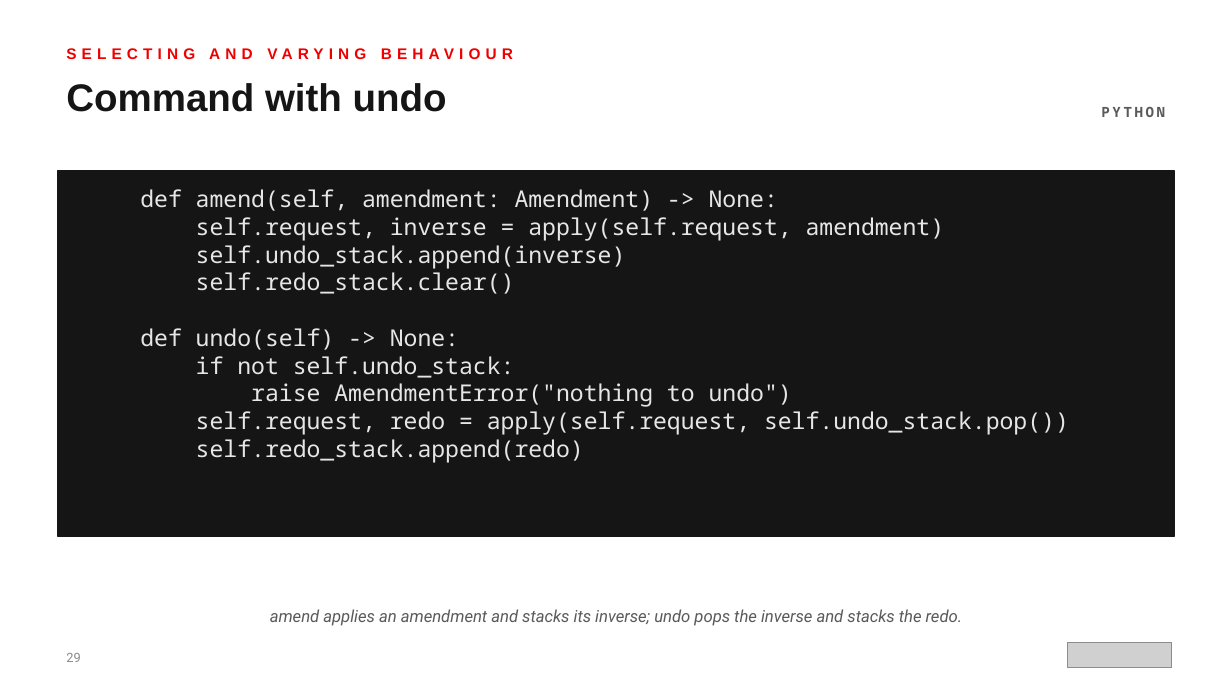
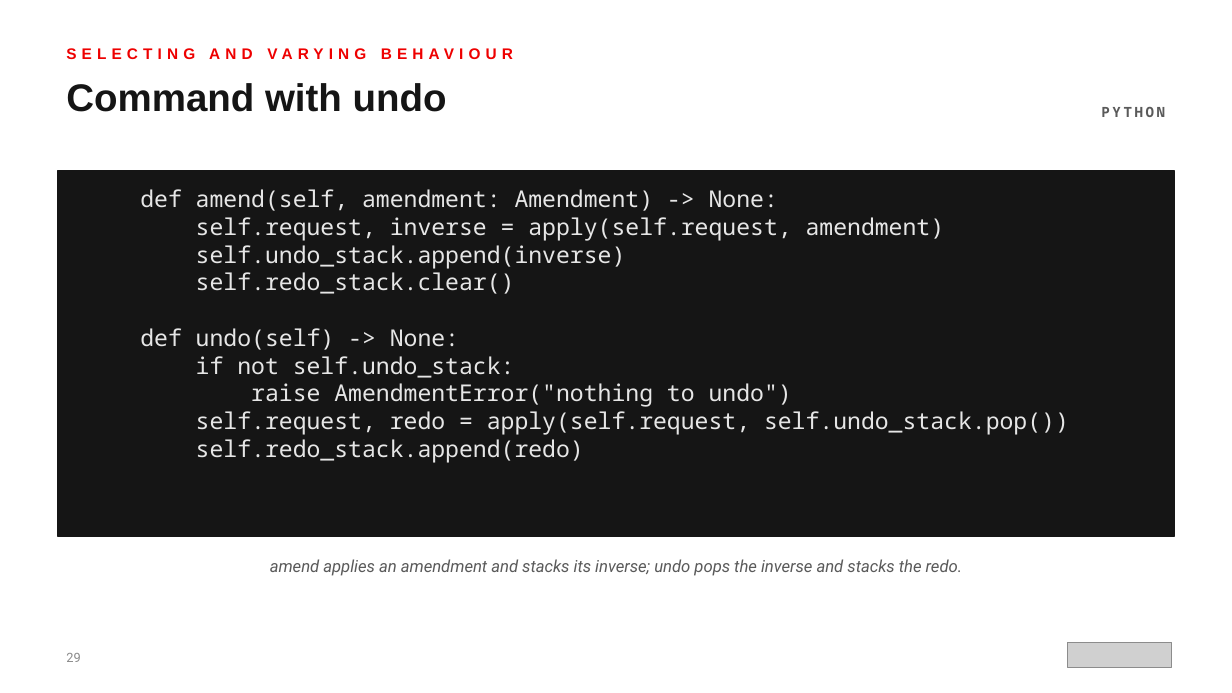
Before and after one commit to patterncatalyst/design-patterns-with-python, a slide deck: slide 29 of presentation/design-patterns-with-python-101-patterns-and-solid.pptx. Drawn at 1232x693 pixels with LibreOffice and Linux fonts; fonts in the diff are those of the drawing; grey boxes stand for pictures. Boxes give left, top, right and bottom in pixels: in the first picture for what was removed or moved away, otherwise in the second. Text is boxed around its words. In the diff, an @@ line names an element or a change of style, - is before the commit and + after.

```diff
--- a/presentation/design-patterns-with-python-101-patterns-and-solid.pptx
+++ b/presentation/design-patterns-with-python-101-patterns-and-solid.pptx
@@ text "amend applies an amendment and ..." moved from (x1=270, y1=609, x2=962, y2=626) to (x1=270, y1=559, x2=962, y2=576) @@
```
Also in this commit, not shown: 23 other slides changed, 5 other files.
